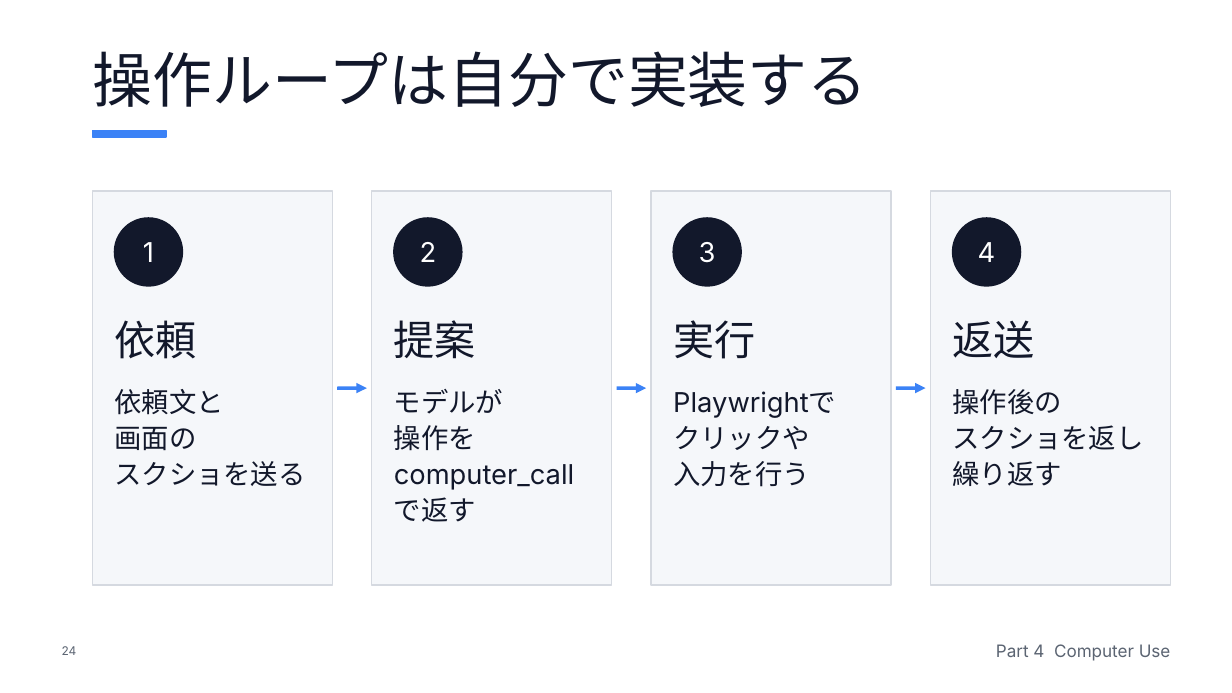
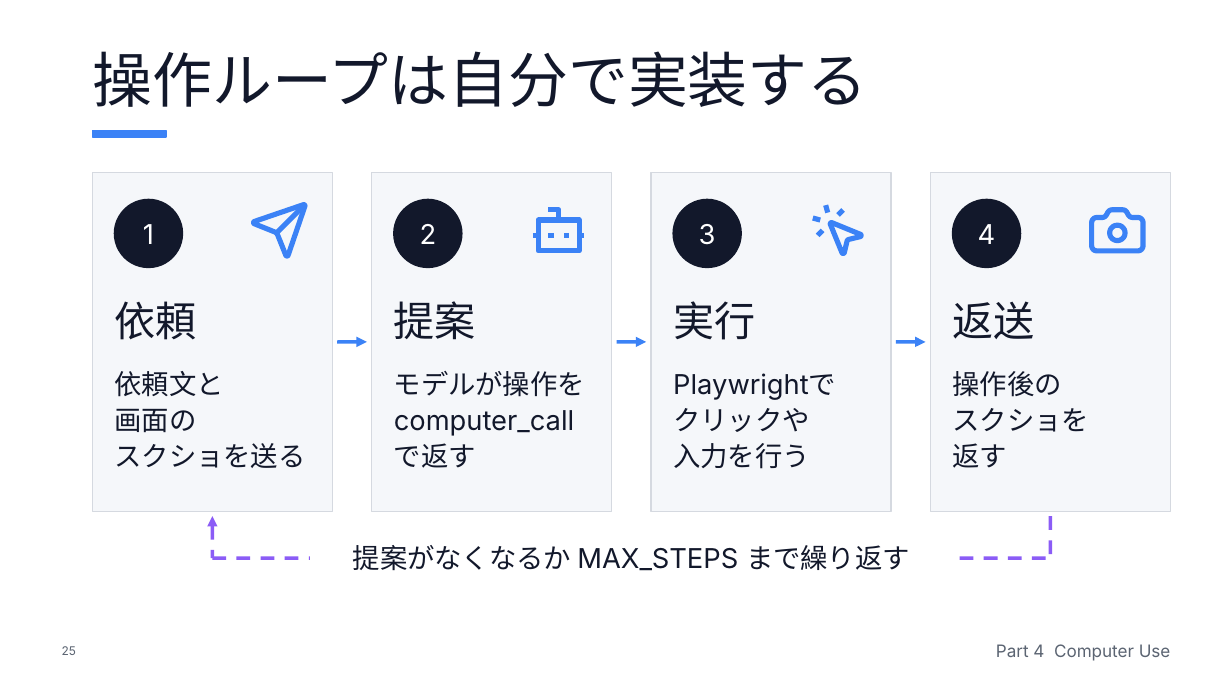
Before and after one commit to soeatu/AI-Engine-Dev, a slide deck: slide 25 of presentation/harness/projects/codex-claude-code-azure-foundry-setup/output/deck.pptx (slide 24 before the commit). Drawn at 1232x693 pixels with LibreOffice and Linux fonts; fonts in the diff are those of the drawing. Boxes give left, top, right and bottom in pixels: in the first picture for what was removed or moved away, otherwise in the second. Text is boxed around its words. In the diff, an @@ line names an element or a change of style, - is before the commit and + after.

```diff
--- a/presentation/harness/projects/codex-claude-code-azure-foundry-setup/output/deck.pptx
+++ b/presentation/harness/projects/codex-claude-code-azure-foundry-setup/output/deck.pptx
@@ rectangle: place and size @@
-rectangle at (92, 191, 333, 585)
+rectangle at (92, 172, 333, 511)
@@ rectangle: place and size @@
-rectangle at (372, 191, 612, 585)
+rectangle at (372, 172, 612, 511)
@@ rectangle: place and size @@
-rectangle at (652, 191, 892, 585)
+rectangle at (652, 172, 892, 511)
@@ rectangle: place and size @@
-rectangle at (930, 191, 1170, 585)
+rectangle at (930, 172, 1170, 511)
@@ freeform shape added at (249, 200, 310, 261), outline #3B82F6 3 pt @@
@@ freeform shape added at (529, 200, 590, 261), outline #3B82F6 3 pt @@
@@ 8 texts, 4 ellipses: place and size @@
-8 texts, 4 ellipses at (115, 218, 1035, 359)
+8 texts, 4 ellipses at (115, 200, 1035, 340)
@@ freeform shape added at (807, 200, 869, 261), outline #3B82F6 3 pt @@
@@ freeform shape added at (1087, 200, 1148, 261), outline #3B82F6 3 pt @@
@@ 3 arrows: place and size @@
-3 arrows at (338, 388, 925, 388)
+3 arrows at (338, 341, 925, 341)
@@ text "依頼文と": place and size @@
-text "依頼文と" at (115, 389, 306, 486)
+text "依頼文と" at (115, 371, 306, 468)
@@ text at (394, 371, 585, 397): text changed @@
-モデルが
-操作を
+モデルが操作を
@@ text "モデルが操作を": place and size @@
-text "モデルが操作を" at (394, 389, 574, 522)
+text "モデルが操作を" at (394, 371, 585, 468)
@@ text "Playwrightで": place and size @@
-text "Playwrightで" at (673, 391, 836, 487)
+text "Playwrightで" at (673, 373, 836, 469)
@@ text "操作後の": place and size @@
-text "操作後の" at (953, 389, 1144, 486)
+text "操作後の" at (953, 371, 1089, 468)
@@ text at (953, 408, 1089, 468): text changed @@
-スクショを返し
-繰り返す
+スクショを
+返す
@@ arrow added from (212, 558) to (212, 516), #8B5CF6 2 pt dashed @@
@@ rectangle added at (310, 533, 951, 583), fill #FFFFFF, outline #FFFFFF 1 pt @@
@@ line added from (1051, 516) to (1051, 558), #8B5CF6 2 pt dashed @@
@@ line added from (212, 558) to (1051, 558), #8B5CF6 2 pt dashed @@
@@ text added at (353, 545, 910, 571), 16 pt, text #12182B @@
+提案がなくなるか MAX_STEPS まで繰り返す
@@ text at (62, 646, 76, 655): text changed @@
-24
+25
```
Also in this commit, not shown: 28 other slides changed, 2 slides added, 1 slide removed, 16 other files.
